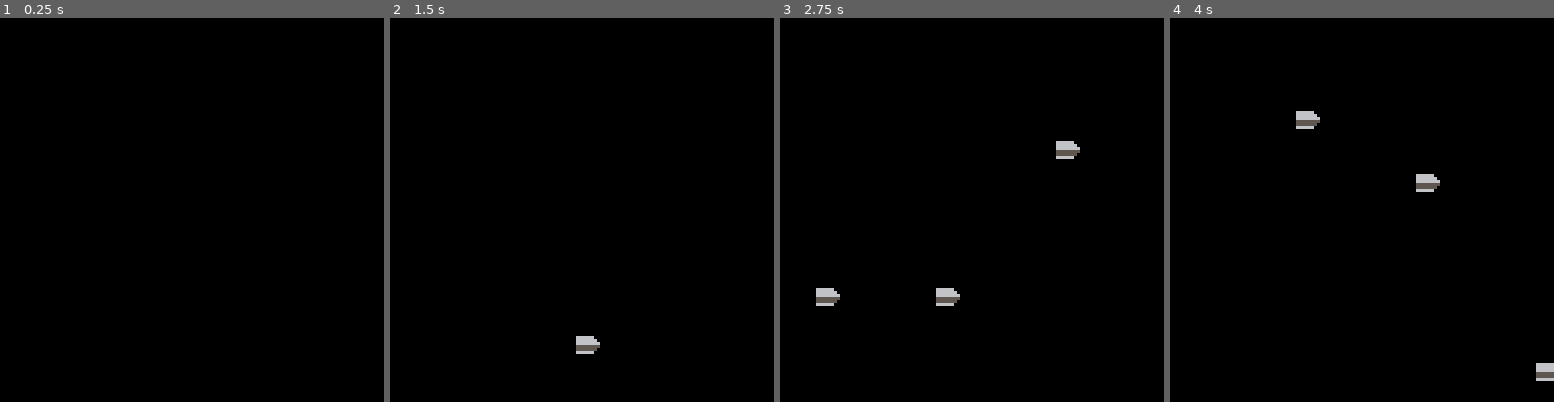
Above: before the commit, frames 1-4 (left to right).
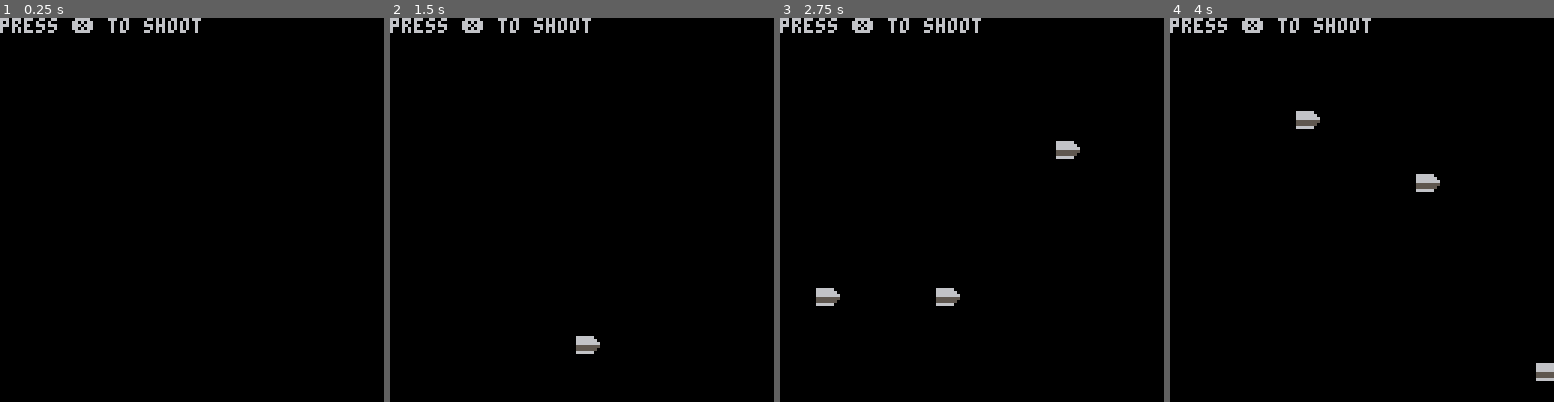
Above: after the commit, the same moments.

Repository: nicolasmbronner/pico-8
Game: PICO-8 cartridge prototypes/projectiles.p8
Same seed, same stepped clock (60 frames per second), same inputs: the game is played once before the commit and once after it.
Inputs:
- Up to frame 1 (0.25 s): no input
- Up to frame 2 (1.5 s): tap X (X key) at 1.07 s
- Up to frame 3 (2.75 s): tap X (X key) at 2.07, 2.4, 2.73 s
- Up to frame 4 (4 s): tap X (X key) at 3.07, 3.4, 3.73 s

The runs differ from the first frame. In frame 1, 0.8% of the frame differs, in the area x 0-53%, y 0-4%; in frame 2, 0.8%; in frame 3, 0.8%; in frame 4, 0.8%.

Commit message:
27/05/2025

Diff:
--- /dev/null
+++ b/platformer.p8
@@ -0,0 +1,50 @@
+pico-8 cartridge // http://www.pico-8.com
+version 42
+__lua__
+cls()
+map()
+…(33 lines of a section not shown)…
+__map__
+0000000000000000000000000000000000000000000000000000000000000000000000000000000000000000000000000000000000000000000000000000000000000000000000000000000000000000000000000000000000000000000000000000000000000000000000000000000000000000000000000000000000000000
+0000000000000000000000000000000000000000000000000000000000000000000000000000000000000000000000000000000000000000000000000000000000000000000000000000000000000000000000000000000000000000000000000000000000000000000000000000000000000000000000000000000000000000
+0000000000000000000000000000000000000000000000000000000000000000000000000000000000000000000000000000000000000000000000000000000000000000000000000000000000000000000000000000000000000000000000000000000000000000000000000000000000000000000000000000000000000000
+0000000000000000000000000000000000000000000000000000000000000000000000000000000000000000000000000000000000000000000000000000000000000000000000000000000000000000000000000000000000000000000000000000000000000000000000000000000000000000000000000000000000000000
+0000000000000000000000000000000000000000000000000000000000000000000000000000000000000000000000000000000000000000000000000000000000000000000000000000000000000000000000000000000000000000000000000000000000000000000000000000000000000000000000000000000000000000
+00000e00000000000e00000000000d0000000000000000000000000000000000000000000000000000000000000000000000000000000000000000000000000000000000000000000000000000000000000000000000000000000000000000000000000000000000000000000000000000000000000000000000000000000000
+000000000c000000000000000e1e1f0000000000000000000000000000000000000000000000000000000000000000000000000000000000000000000000000000000000000000000000000000000000000000000000000000000000000000000000000000000000000000000000000000000000000000000000000000000000
+0000001b1c00000000000000002e2f0000000000000000000000000000000000000000000000000000000000000000000000000000000000000000000000000000000000000000000000000000000000000000000000000000000000000000000000000000000000000000000000000000000000000000000000000000000000
+1d0e002b2c1d01000000001a1d3e3f0000000000000000000000000000000000000000000000000000000000000000000000000000000000000000000000000000000000000000000000000000000000000000000000000000000000000000000000000000000000000000000000000000000000000000000000000000000000
+0a0a0a0a0a0a0a0b00090a0a0a0a0a0b00000000000000000000000000000000000000000000000000000000000000000000000000000000000000000000000000000000000000000000000000000000000000000000000000000000000000000000000000000000000000000000000000000000000000000000000000000000
+0000000000000017181900000000000000000000000000000000000000000000000000000000000000000000000000000000000000000000000000000000000000000000000000000000000000000000000000000000000000000000000000000000000000000000000000000000000000000000000000000000000000000000
--- a/sandbox02.p8
+++ b/prototypes/projectiles.p8
@@ -27,6 +27,8 @@
 
 function _draw()
 	cls()
+	print(
+		"press ❎ to shoot")
 	for b in all(buls) do
 		spr(1,b.bx,b.by)
 	end
--- a/test3.p8
+++ /dev/null
@@ -1,133 +0,0 @@
-pico-8 cartridge // http://www.pico-8.com
-version 42
-__lua__
-function _init()
-	pt=1   --player tile
-	ph=75  --player health
-	px=64
-	py=64
-	cf=0   --collision flag
-
-	ipickups()
-end
-
-function _update60()
-	move()
-	upickups()
-end
-
-function _draw()
-	cls()
-	map()
-	move()
-
-	palt(0,false) --black=opaque
-	palt(7,true)  --white=transp
-	spr(pt,px,py)
-	pal()
-
-	dpickups()
-end
--->8
---player movement--
-
-function move()
-	local lx=px
-	local ly=py
-
-	if btn(⬆️) then
-		py-=0.5
-	end
-
-	if btn(⬇️) then
-		py+=0.5
-	end
-
-	if collide() then
-		py=ly
-	end
-
-	if btn(⬅️) then
-		px-=0.5
-	end
-
-	if btn(➡️) then
-		px+=0.5
-	end
-
-	if collide() then
-		px=lx
-	end
-
-	px=mid(0,px,120)
-	py=mid(0,py,120)
-end
--->8
---player collision--
-
-function collide()
-	return
-		fget(mget(px/8,py/8),cf) or
-		fget(mget((px+7)/8,py/8),cf) or
-		fget(mget(px/8,(py+7)/8),cf) or
-		fget(mget((px+7)/8,(py+7)/8),cf)
-end
--->8
---pickups--
-
-function ipickups()
-	put=2     --pickup tile
-	pux=32    --pickup pos
-	puy=24
-	pua=true --pickup active
-end
-
-function upickups()
-	if pua and
-	abs(pux-px)<8 and
-	abs(puy-py)<8 then
-		pua=false
-		ph+=25
-		sfx(0)
-	end
-end
-
-function dpickups()
-	if pua then
-		spr(put,pux,puy)
-	end
-	print(ph)
-end
-…(17 lines of a section not shown)…
-__gff__
-0000000000000000000000000000000000010000000000000000000000000000000000000000000000000000000000000000000000000000000000000000000000000000000000000000000000000000000000000000000000000000000000000000000000000000000000000000000000000000000000000000000000000000
-0000000000000000000000000000000000000000000000000000000000000000000000000000000000000000000000000000000000000000000000000000000000000000000000000000000000000000000000000000000000000000000000000000000000000000000000000000000000000000000000000000000000000000
-__map__
-0000000000110000000000000000000000000000000000000000000000000000000000000000000000000000000000000000000000000000000000000000000000000000000000000000000000000000000000000000000000000000000000000000000000000000000000000000000000000000000000000000000000000000
-0011111100110012120000000000000000000000000000000000000000000000000000000000000000000000000000000000000000000000000000000000000000000000000000000000000000000000000000000000000000000000000000000000000000000000000000000000000000000000000000000000000000000000
-0000001100110012120000000000000000000000000000000000000000000000000000000000000000000000000000000000000000000000000000000000000000000000000000000000000000000000000000000000000000000000000000000000000000000000000000000000000000000000000000000000000000000000
-1100001100110000000000111111000000000000000000000000000000000000000000000000000000000000000000000000000000000000000000000000000000000000000000000000000000000000000000000000000000000000000000000000000000000000000000000000000000000000000000000000000000000000
-0000111111111111000000000000000000000000000000000000000000000000000000000000000000000000000000000000000000000000000000000000000000000000000000000000000000000000000000000000000000000000000000000000000000000000000000000000000000000000000000000000000000000000
-0000110000110000000000000000000000000000000000000000000000000000000000000000000000000000000000000000000000000000000000000000000000000000000000000000000000000000000000000000000000000000000000000000000000000000000000000000000000000000000000000000000000000000
-0000111100000000000000121200000000000000000000000000000000000000000000000000000000000000000000000000000000000000000000000000000000000000000000000000000000000000000000000000000000000000000000000000000000000000000000000000000000000000000000000000000000000000
-0000001111111100000000121200000000000000000000000000000000000000000000000000000000000000000000000000000000000000000000000000000000000000000000000000000000000000000000000000000000000000000000000000000000000000000000000000000000000000000000000000000000000000
-0000000000000000000000110000000000000000000000000000000000000000000000000000000000000000000000000000000000000000000000000000000000000000000000000000000000000000000000000000000000000000000000000000000000000000000000000000000000000000000000000000000000000000
-1111111111111111111111110000000000000000000000000000000000000000000000000000000000000000000000000000000000000000000000000000000000000000000000000000000000000000000000000000000000000000000000000000000000000000000000000000000000000000000000000000000000000000
-
-
Not shown, changed: 33 lines of the sprite sheet (__gfx__) section of platformer.p8
Renamed: custom_palette_example.p8 -> prototypes/custom palette.p8
Renamed: sandbox01.p8 -> prototypes/gravity.p8
Renamed: sandbox03.p8 -> prototypes/melee.p8
Renamed: test4.p8 -> prototypes/mine-explorer.p8
Renamed: sodaghost.p8 -> prototypes/sodaghost.p8
Renamed: tables-example.p8 -> prototypes/tables.p8
Renamed: infinityfortress.p8 -> references/infinityfortress.p8
Renamed: stylized-deflection-prototype-wip.p8 -> stylized-defl-proto-wip.p8
Not shown, changed: 17 lines of the sprite sheet (__gfx__) section of test3.p8
Not shown, changed: the sound effects (__sfx__) section of test3.p8
Not shown, removed: vgm-ex-01.wav
